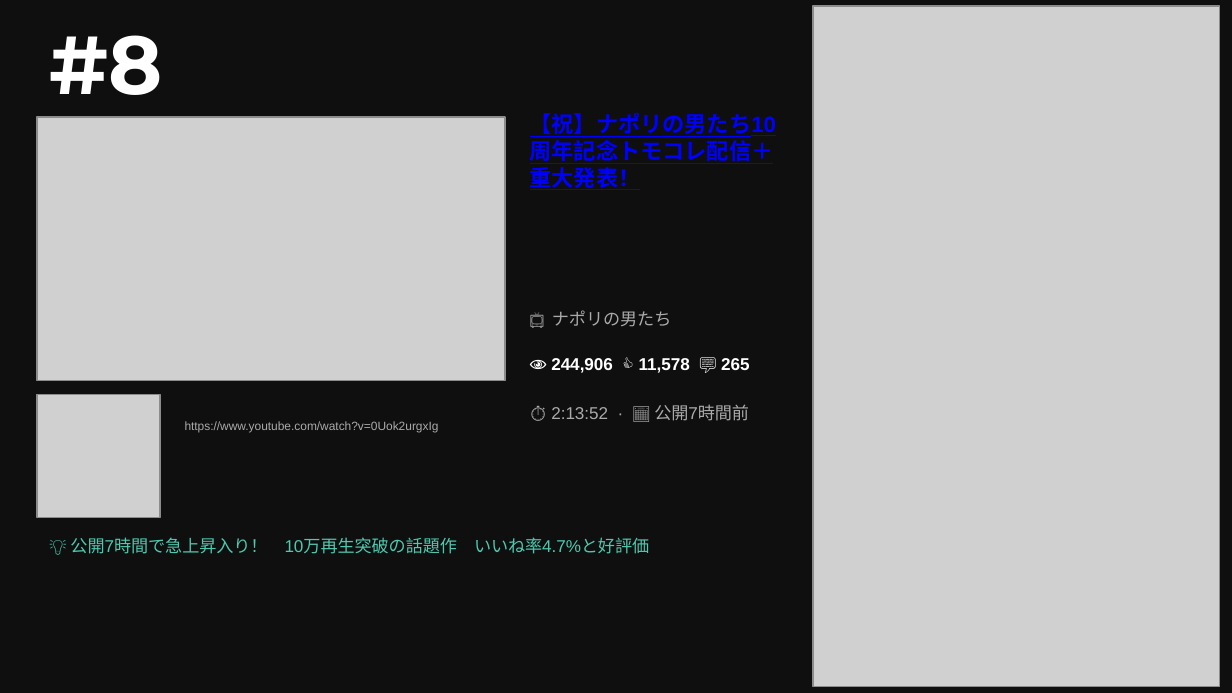
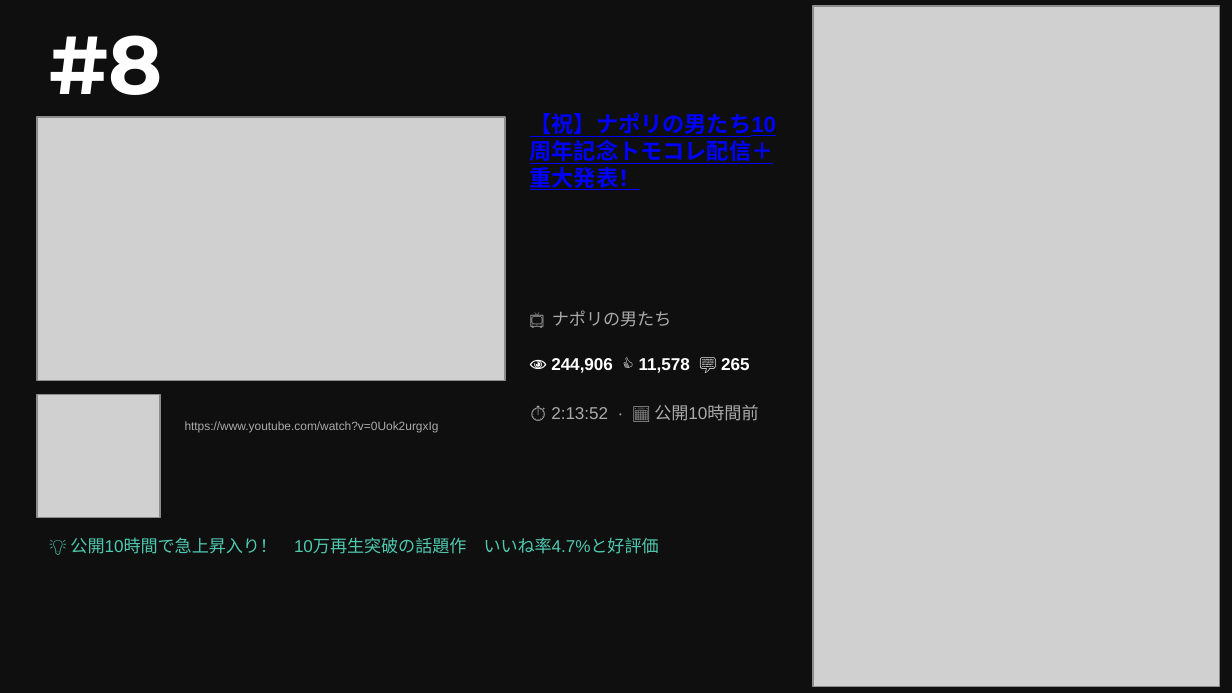
Before and after one commit to asaneasaburo0910-hub/youtube-crawler, a slide deck: slide 4 of youtube_ranking_20260614.pptx. Drawn at 1232x693 pixels with LibreOffice and Linux fonts; fonts in the diff are those of the drawing; grey boxes stand for pictures. Boxes give left, top, right and bottom in pixels: in the first picture for what was removed or moved away, otherwise in the second. Text is boxed around its words. In the diff, an @@ line names an element or a change of style, - is before the commit and + after.

```diff
--- a/youtube_ranking_20260614.pptx
+++ b/youtube_ranking_20260614.pptx
@@ text at [551, 404, 758, 421]: text changed @@
-⏱ 2:13:52 · 📅 公開7時間前
+⏱ 2:13:52 · 📅 公開10時間前
@@ text at [70, 537, 659, 554]: text changed @@
-💡 公開7時間で急上昇入り！ 10万再生突破の話題作 いいね率4.7%と好評価
+💡 公開10時間で急上昇入り！ 10万再生突破の話題作 いいね率4.7%と好評価
```
Also in this commit, not shown: 9 other slides changed, 3 other files.
